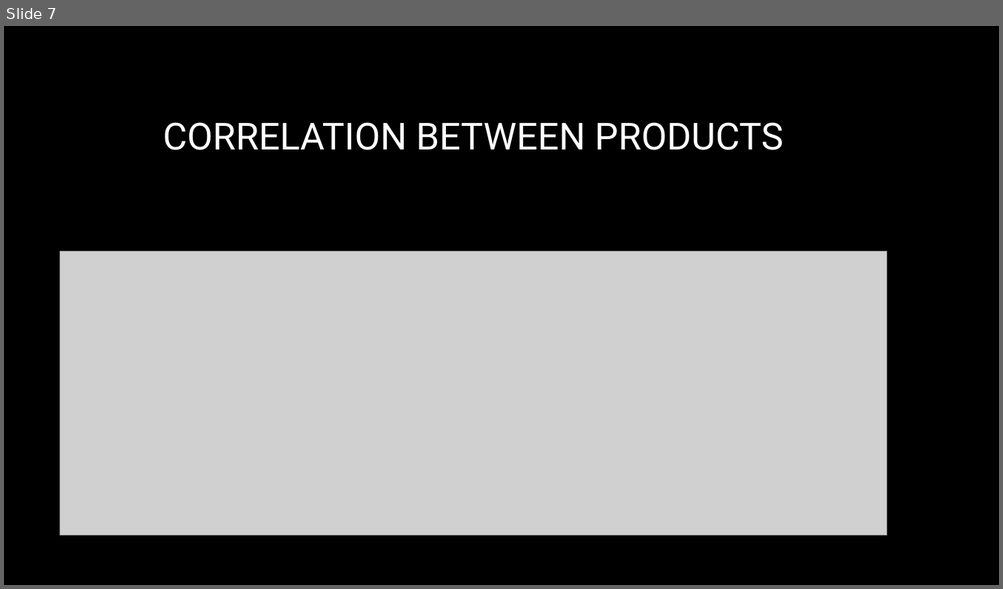
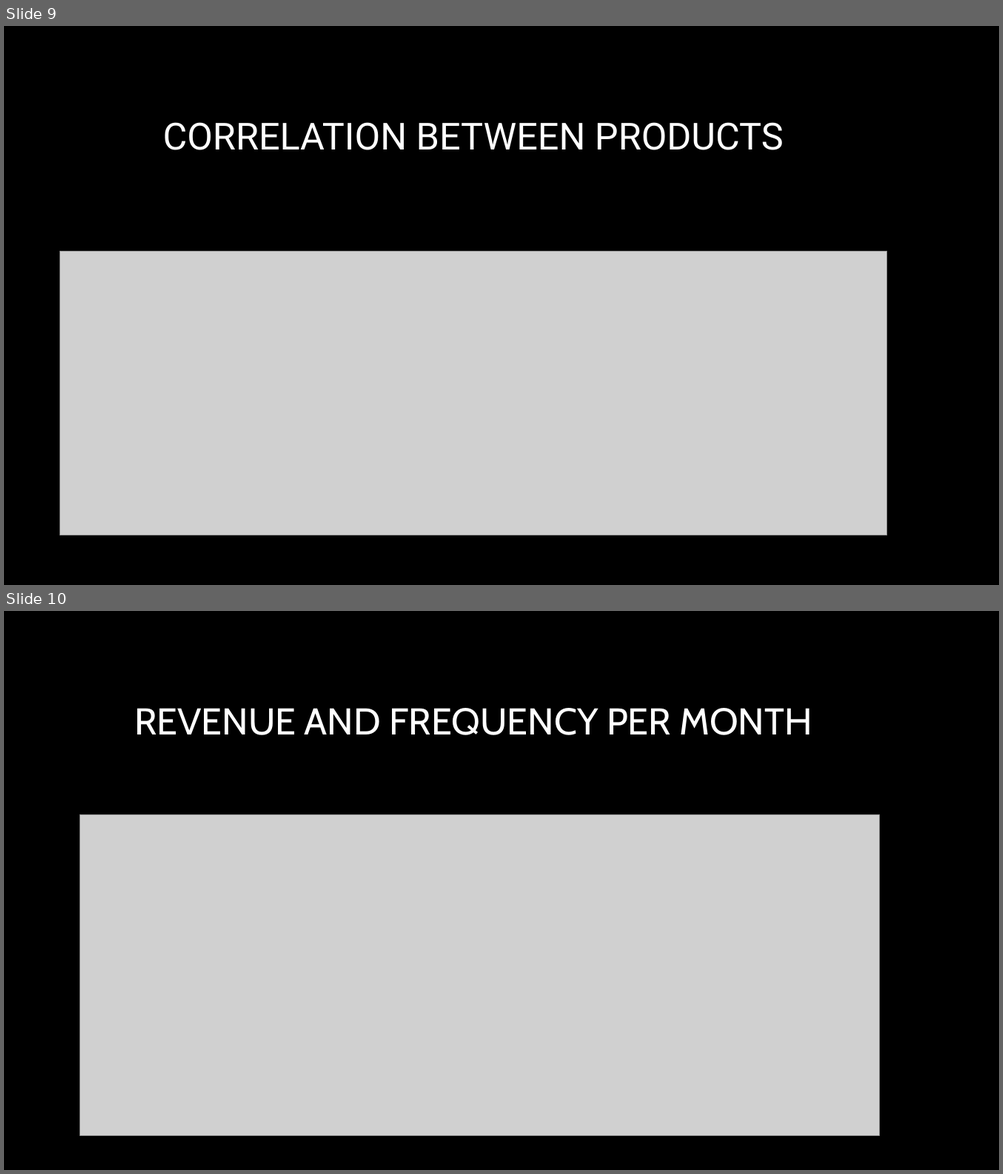
Before and after one commit to Ron-17/Portfolio-Project_SQL, a slide deck: SQL PORTFOLIO PROJECT New.pptm. Shown one above the other, each under a label of ours: slide 7 before the commit, slides 9 and 10 after it. The pictures are 1003x589 and 1003x1174 pixels, drawn with LibreOffice and Linux fonts; fonts in the diff are those of the drawing; grey boxes stand for pictures; background and template pictures are left out. Boxes give left, top, right and bottom in pixels: in the first picture for what was removed or moved away, otherwise in the second. Text is boxed around its words. In the diff, an @@ line names an element or a change of style, - is before the commit and + after.

```diff
--- a/SQL PORTFOLIO PROJECT New.pptm
+++ b/SQL PORTFOLIO PROJECT New.pptm
@@ slide 10 added at <box>4,611,999,1170</box>, background picture (left out) @@
@@ title added at <box>134,708,812,735</box>, 36 pt, text #FFFFFF @@
+REVENUE AND FREQUENCY PER MONTH
@@ picture added at <box>80,815,879,1136</box> @@
@@ what was slide 7 is now slide 9 @@
```
Also in this commit, not shown: 4 other slides added.
